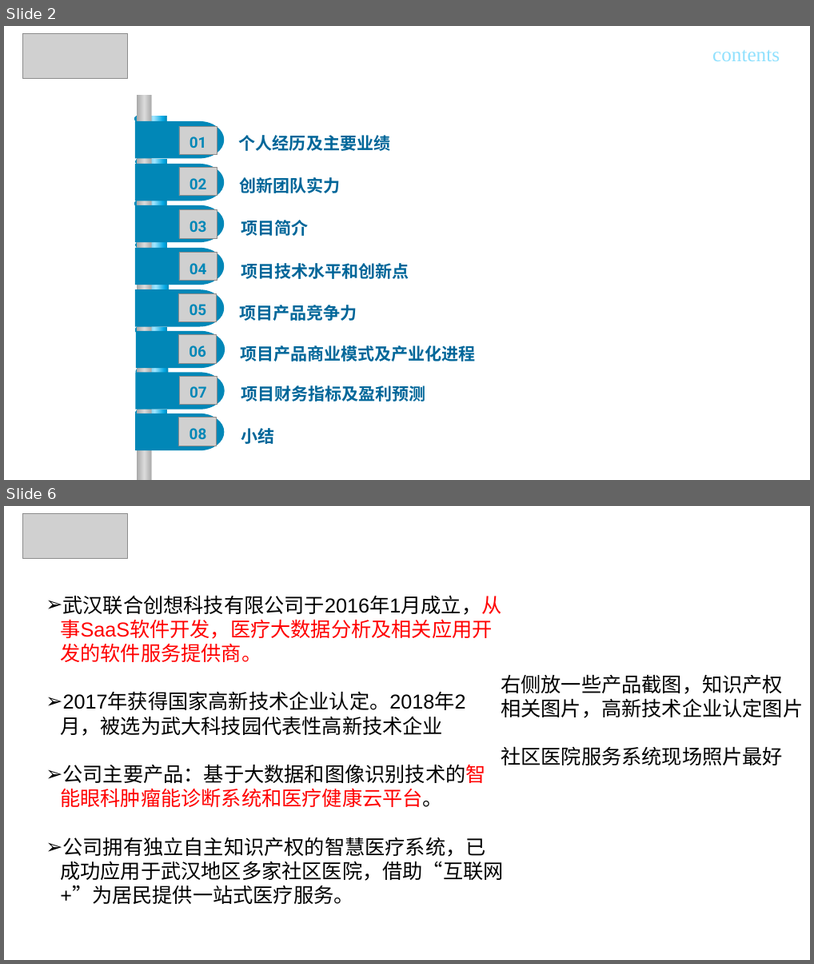
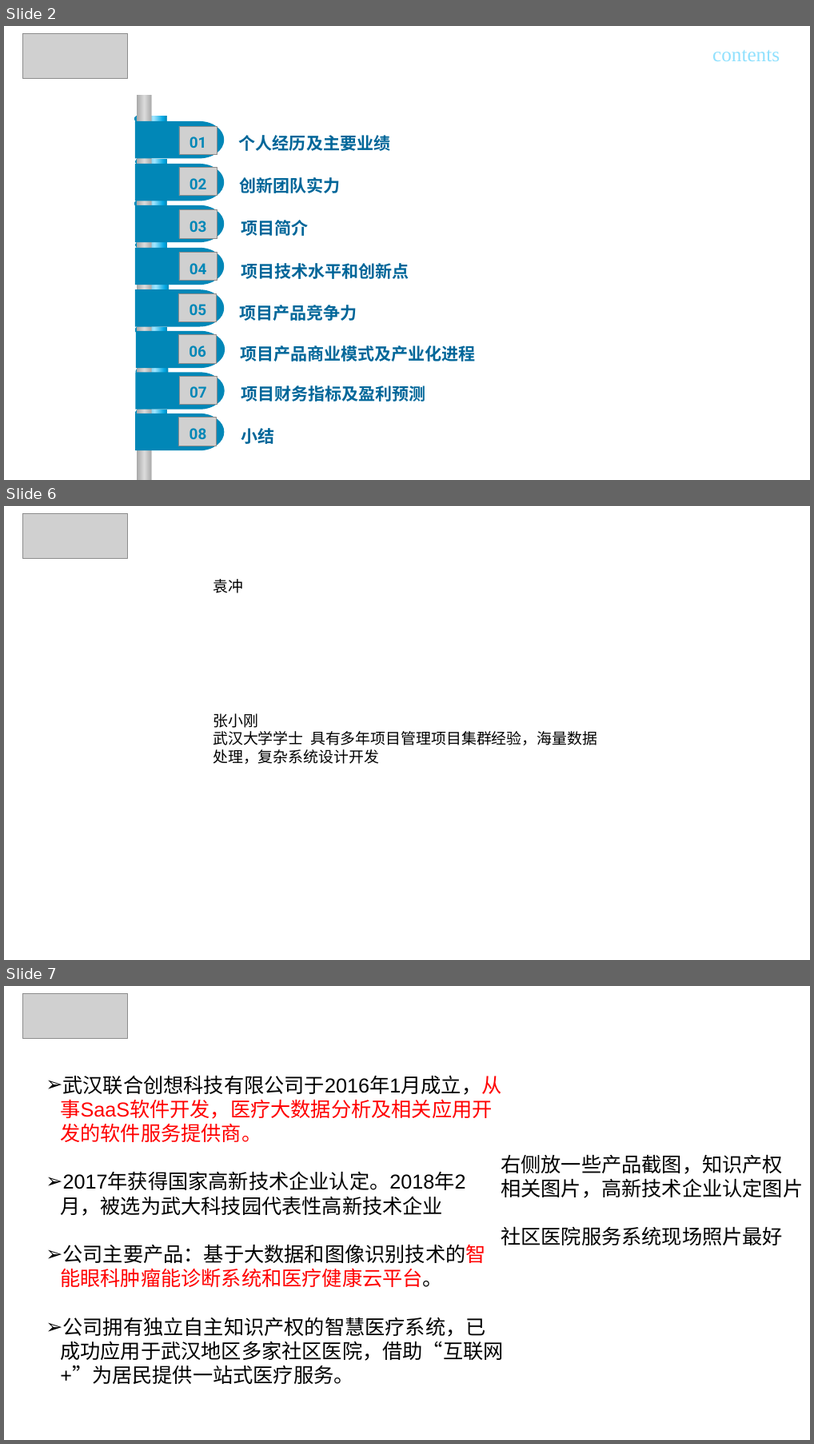
Before and after one commit to oidipous/3551--, a slide deck: 联合创想3551答辩20180704_LP edited.pptx. Shown one above the other, each under a label of ours: slides 2 and 6 before the commit, slides 2, 6 and 7 after it; the slides between them are not shown. The pictures are 814x964 and 814x1444 pixels, drawn with LibreOffice and Linux fonts; fonts in the diff are those of the drawing; grey boxes stand for pictures; background and template pictures are left out. Boxes give left, top, right and bottom in pixels: in the first picture for what was removed or moved away, otherwise in the second. Text is boxed around its words. In the diff, an @@ line names an element or a change of style, - is before the commit and + after.

```diff
--- a/联合创想3551答辩20180704_LP edited.pptx
+++ b/联合创想3551答辩20180704_LP edited.pptx
@@ slide 6 added at (4,506,810,960), background picture (left out) @@
@@ picture added at (23,513,128,558) @@
@@ text added at (586,506,787,558), 24 pt, text #FFFFFF, bold @@
+创新团队介绍
@@ text added at (213,579,243,593), 18 pt, text #000000 @@
+袁冲
@@ text added at (213,713,598,764), 18 pt, text #000000 @@
+张小刚
+武汉大学学士 具有多年项目管理项目集群经验，海量数据处理，复杂系统设计开发
@@ what was slide 6 is now slide 7 @@
```
Also in this commit, not shown: 8 slides changed, 2 other slides added, 3 other files.
